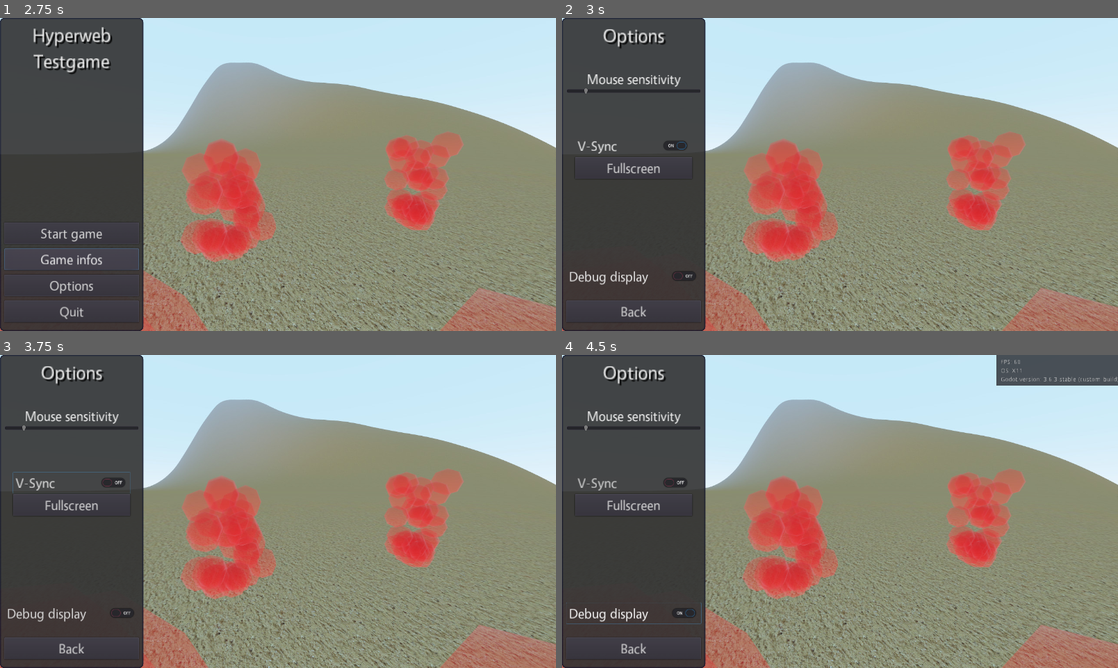
Above: before the commit, frames 1-4 (two rows, left to right).
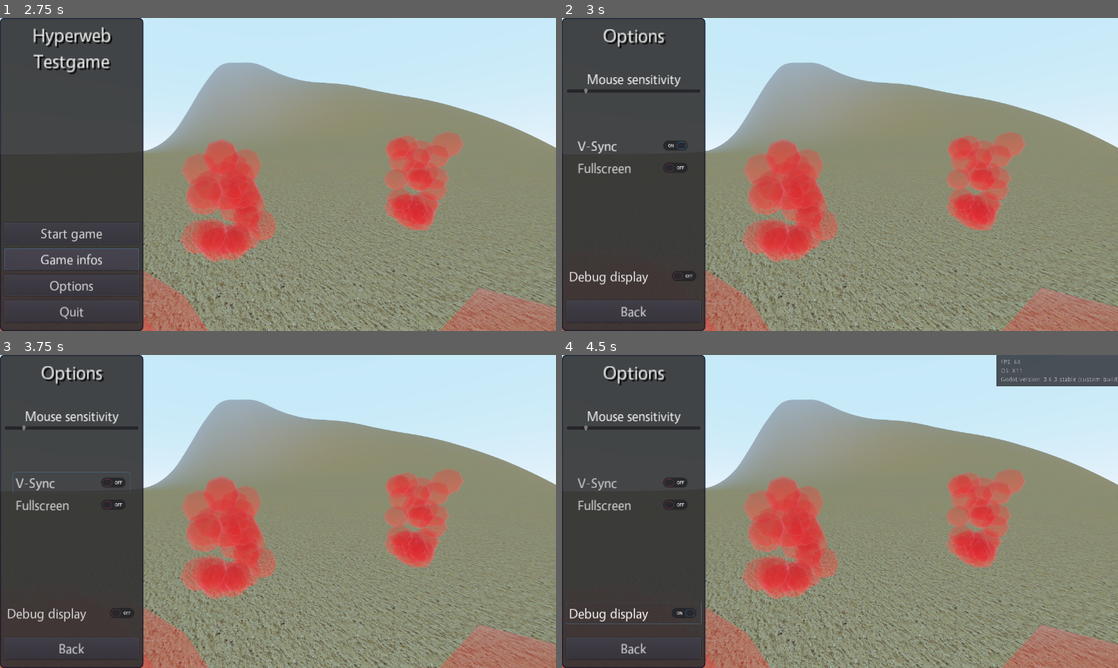
Above: after the commit, the same moments.

Repository: MaretaDagostino/Hyperweb-Testgame
Game: Godot game, scene res://internal/menues/Main_Menu.tscn
The game is run twice, just before and just after one commit, with the same random seed, the same clock (stepped at 60 frames per second) and the same inputs. This scene is started directly instead of the project's main scene.
Inputs:
- Up to frame 1 (2.75 s): click "Start game" at 0.5 s; click "Start game" at 1.25 s; click "Game infos" at 2 s
- Up to frame 2 (3 s): click "Options" at 2.75 s
- Up to frame 3 (3.75 s): click "V-Sync" at 3.5 s
- Up to frame 4 (4.5 s): click "Debug display" at 4.25 s

Frame 1 is identical in both runs. In frame 2, 0.3% of the frame differs, in the area x 2-24%, y 44-50%; in frame 3, 0.3%; in frame 4, 0.4%, in the area x 2-100%, y 9-50%.

Commit message:
Backported adaptions in user interface
From (work in progress) master backportet:
- Fullscreen toggle turns back into last window size and position,
  in the dialogue the button changed to a slider.
- Minimal adjustment of debug window size.
- Updated gltf import of Terrain using Blender 3.6.

Diff:
--- a/internal/menues/Debug_Display.tscn
+++ b/internal/menues/Debug_Display.tscn
@@ -7,7 +7,7 @@
 anchor_left = 1.0
 anchor_right = 1.0
 margin_left = -280.0
-margin_bottom = 70.0
+margin_bottom = 72.0
 script = ExtResource( 1 )
 
 [node name="Panel" type="Panel" parent="."]
--- a/internal/menues/Main_Menu.gd
+++ b/internal/menues/Main_Menu.gd
@@ -2,6 +2,9 @@
 
 var start_menu
 var options_menu
+
+var saved_window_size
+var saved_window_position
 
 func _ready():
 	start_menu = $Start_Menu
@@ -18,7 +21,7 @@
 	# Connect all of the options menu buttons
 	_err = $Options_Menu/Button_Back.connect("pressed", self,
 				"options_menu_button_pressed", ["back"])
-	_err = $Options_Menu/Button_Fullscreen.connect("pressed", self,
+	_err = $Options_Menu/Check_Button_Fullscreen.connect("pressed", self,
 				"options_menu_button_pressed", ["fullscreen"])
 	_err = $Options_Menu/Check_Button_VSync.connect("pressed", self,
 				"options_menu_button_pressed", ["vsync"])
@@ -66,7 +69,14 @@
 		start_menu.visible = true
 		options_menu.visible = false
 	elif button_name == "fullscreen":
-		OS.window_fullscreen = !OS.window_fullscreen
+		if $Options_Menu/Check_Button_Fullscreen.pressed == true:
+			saved_window_size = OS.window_size
+			saved_window_position = OS.window_position
+			OS.window_fullscreen = true
+		else:
+			OS.window_fullscreen = false
+			OS.window_size = saved_window_size
+			OS.window_position = saved_window_position
 	elif button_name == "vsync":
 		OS.vsync_enabled = $Options_Menu/Check_Button_VSync.pressed
 	elif button_name == "debug":
--- a/internal/menues/Main_Menu.tscn
+++ b/internal/menues/Main_Menu.tscn
@@ -26,18 +26,12 @@
 margin_right = 40.0
 margin_bottom = 40.0
 script = ExtResource( 1 )
-__meta__ = {
-"_edit_use_anchors_": false
-}
 
 [node name="Start_Menu" type="Panel" parent="."]
 modulate = Color( 1, 1, 1, 0.901961 )
 margin_right = 330.0
 margin_bottom = 720.0
 custom_styles/panel = SubResource( 1 )
-__meta__ = {
-"_edit_use_anchors_": false
-}
 
 [node name="Title_Label" type="Label" parent="Start_Menu"]
 margin_left = 20.0
@@ -144,7 +138,7 @@
 min_value = 0.001
 max_value = 0.4
 step = 0.004
-value = 0.012
+value = 0.013
 
 [node name="Check_Button_VSync" type="CheckButton" parent="Options_Menu"]
 anchor_left = 0.5
@@ -159,7 +153,7 @@
 pressed = true
 text = "V-Sync"
 
-[node name="Button_Fullscreen" type="Button" parent="Options_Menu"]
+[node name="Check_Button_Fullscreen" type="CheckButton" parent="Options_Menu"]
 anchor_left = 0.5
 anchor_top = 1.0
 anchor_right = 0.5
@@ -201,6 +195,3 @@
 margin_bottom = 720.0
 mouse_filter = 2
 texture = ExtResource( 3 )
-__meta__ = {
-"_edit_use_anchors_": false
-}
Binary file changed: level-assets/terrain/Terrain.bin
Not shown, changed: level-assets/terrain/Terrain.gltf
